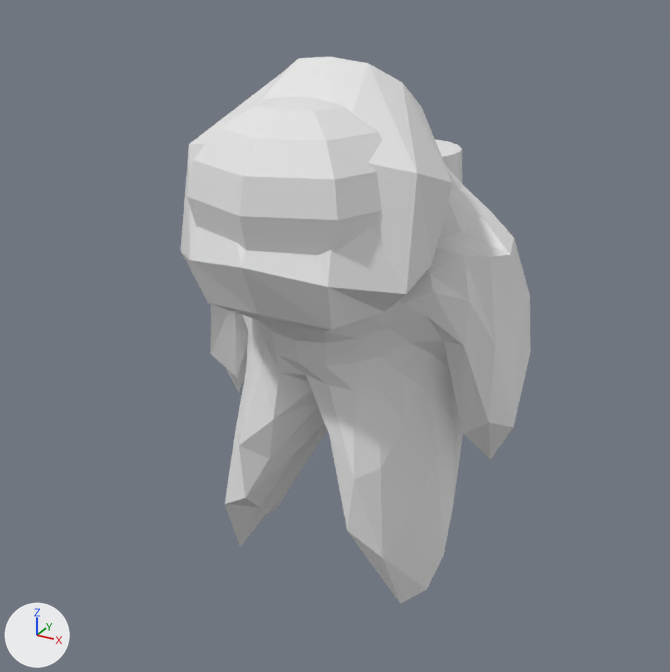
A saved change to the Blender file Ludum Dare 46 - Systematic/Assets/3D Models/man with backpack .blend.
Before and after are seen from a 50 mm lens placed at (2.57, -5.25, 2.38), pointed at (-0.02, -0.54, 0.02). Lighting does not change. The marker at lower left points along +X, +Y and +Z.

The scene before the commit, as lines of its bpy script (objects in view):
```python
me_sphere = bpy.data.meshes.new('Sphere')
me_sphere.from_pydata(...)  # 482 vertices, 512 faces; spans x -1.11..1.11, y -1.57..0.54, z -1.62..1.74
me_sphere_001 = bpy.data.meshes.new('Sphere.001')
me_sphere_001.from_pydata(...)  # a UV sphere (8 segments, 8 rings, poles along z) spanning x -0.5..0.5, y -0.5..0.5, z -0.5..0.5
ob_sphere = bpy.data.objects.new('Sphere', me_sphere)
ob_sphere.location = (0.0, 0.0, 0.0)
ob_sphere_001 = bpy.data.objects.new('Sphere.001', me_sphere_001)
ob_sphere_001.location = (0.0, -0.965, 1.071)
ob_sphere_001.scale = (1.3, 1.2, 1.0)
```
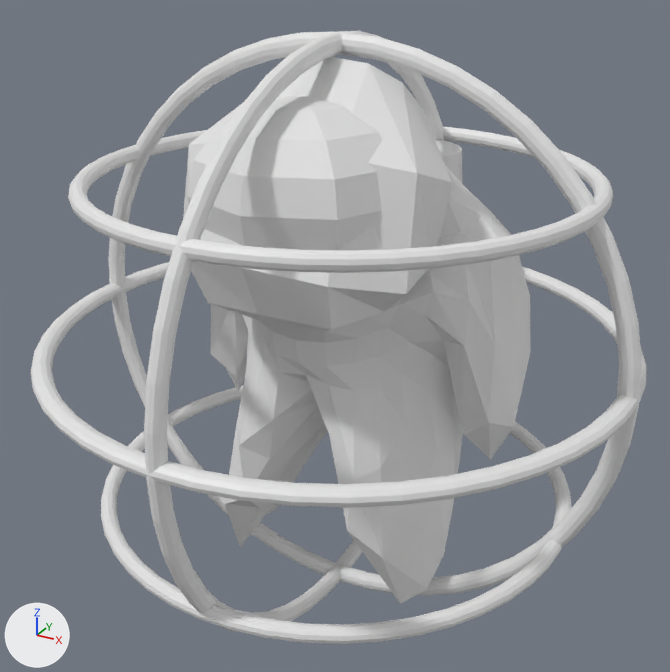
The change, as a diff of the scene's bpy script:
```diff
--- a/Ludum Dare 46 - Systematic/Assets/3D Models/man with backpack .blend.py
+++ b/Ludum Dare 46 - Systematic/Assets/3D Models/man with backpack .blend.py
@@ me_torus_006 @@
+me_torus_006.from_pydata(...)  # 2880 vertices, 2880 faces; spans x -1.55..1.55, y -1.55..1.55, z -1.88..1.84
@@ ob_torus_001 @@
+ob_torus_001 = bpy.data.objects.new('Torus.001', me_torus_006)
+ob_torus_001.location = (0.0, -0.536, 0.024)
+ob_torus_001.scale = (1.2, 1.2, 1.0)
```

Pixel boxes (x1, y1, x2, y2) of what changed, in the pictures (670 x 672 px):
'Torus.001', added: after (30, 31, 646, 644)
